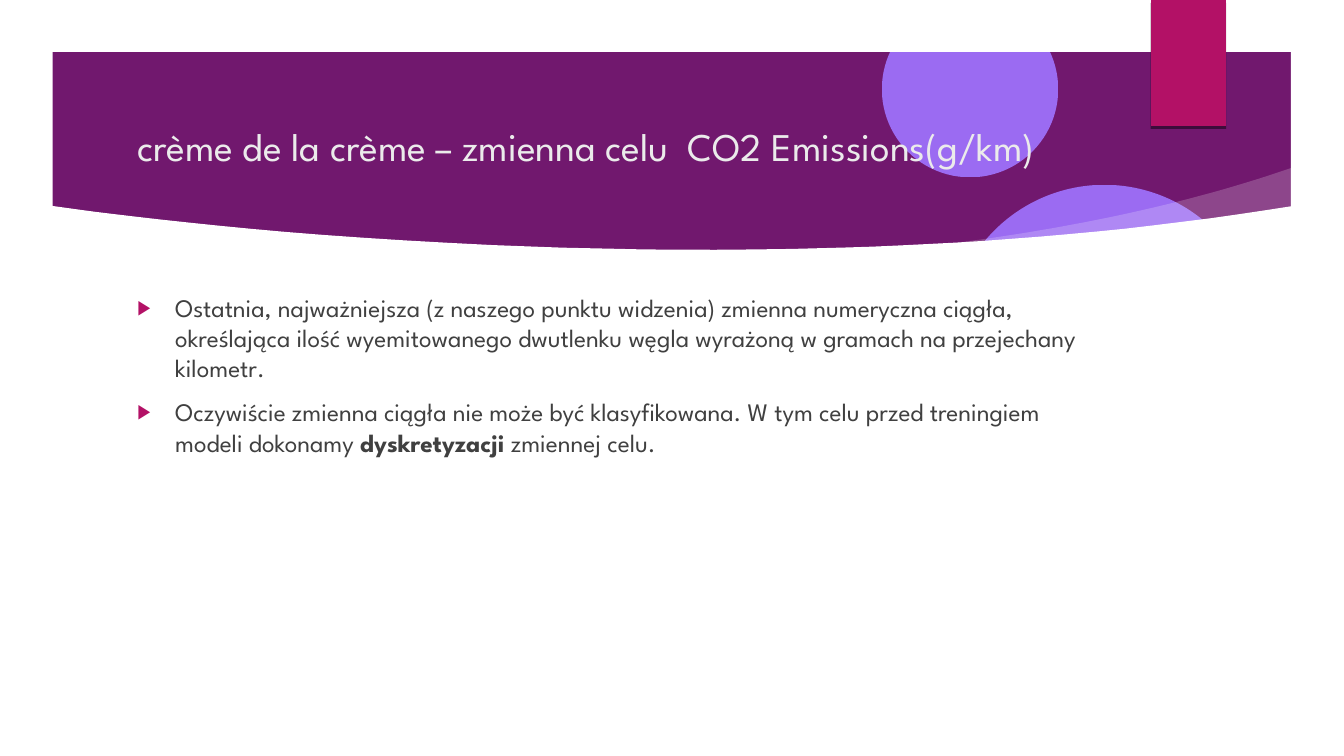
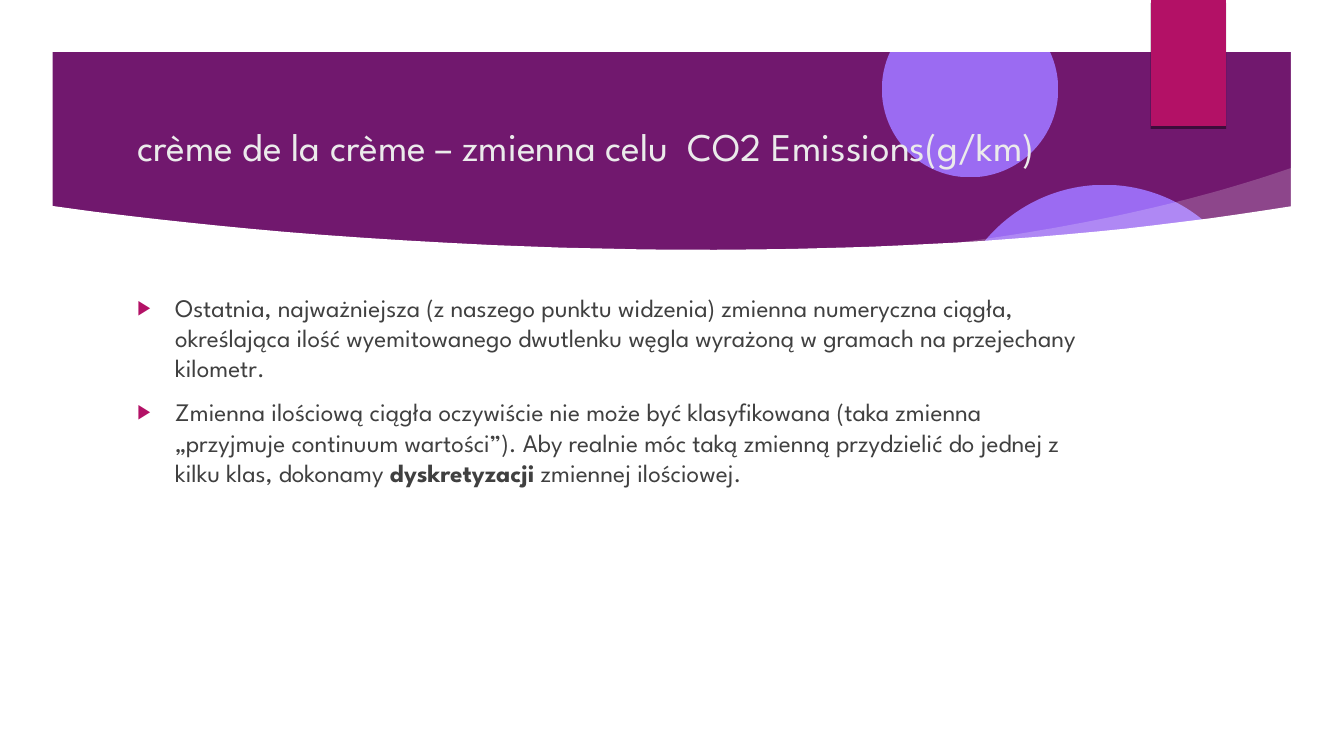
Before and after one commit to Pawel-Tomasz-Nowak/Scientific-collaboration, a slide deck: slide 49 of EmissionAnalysis/Prezentacja projektu.odp. Drawn at 1344x756 pixels with LibreOffice and Linux fonts; fonts in the diff are those of the drawing; background and template pictures are left out. Boxes give left, top, right and bottom in pixels: in the first picture for what was removed or moved away, otherwise in the second. Text is boxed around its words. In the diff, an @@ line names an element or a change of style, - is before the commit and + after.

```diff
--- a/EmissionAnalysis/Prezentacja projektu.odp
+++ b/EmissionAnalysis/Prezentacja projektu.odp
@@ text at [175, 403, 1059, 488]: text changed @@
-▶ Oczywiście zmienna ciągła nie może być klasyfikowana. W tym celu przed treningiem modeli dokonamy dyskretyzacji zmiennej celu.
+▶ Zmienna ilościową ciągła oczywiście nie może być klasyfikowana (taka zmienna „przyjmuje continuum wartości”). Aby realnie móc taką zmienną przydzielić do jednej z kilku klas, dokonamy dyskretyzacji zmiennej ilościowej.
```
Also in this commit, not shown: 1 other slide changed, 19 slides added, 4 slides removed, 3 other files.
